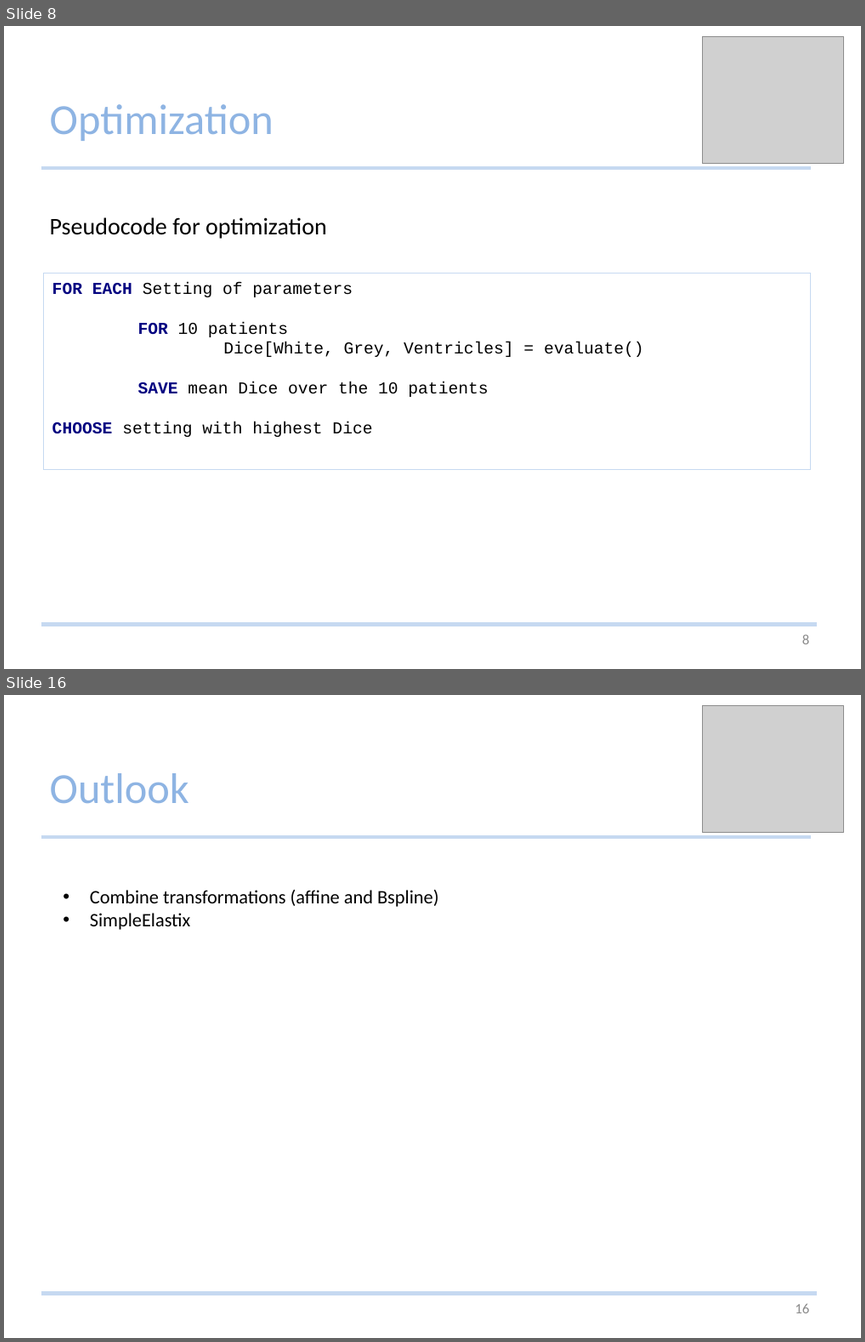
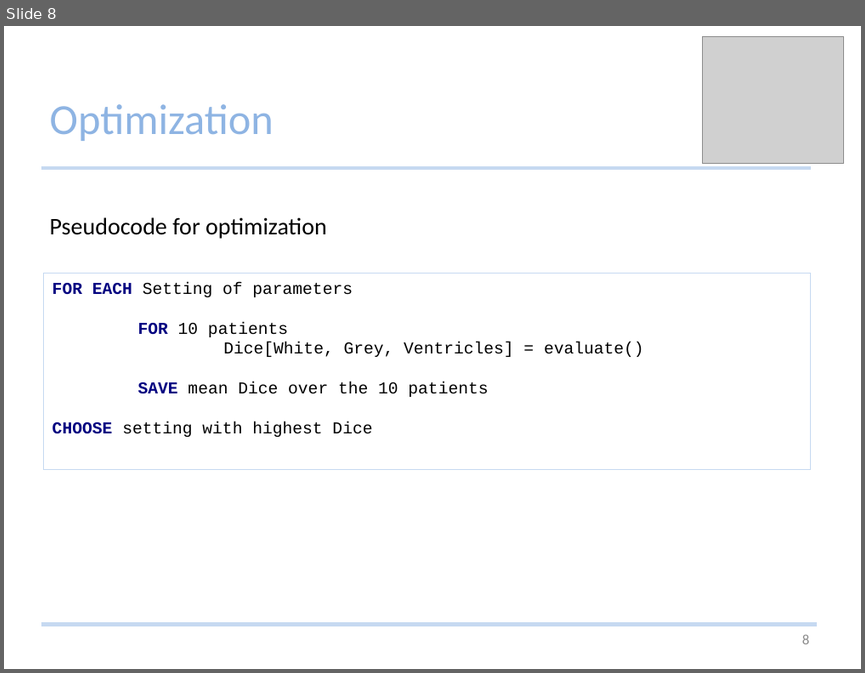
Before and after one commit to Studijacob/MIALab, a slide deck: wd/Documentation/MIALab presentation.pptx. Shown one above the other, each under a label of ours: slides 8 and 16 before the commit, slide 8 after it; the slides between them are not shown. The pictures are 865x1342 and 865x673 pixels, drawn with LibreOffice and Linux fonts; fonts in the diff are those of the drawing; grey boxes stand for pictures. Boxes give left, top, right and bottom in pixels: in the first picture for what was removed or moved away, otherwise in the second. Text is boxed around its words. In the diff, an @@ line names an element or a change of style, - is before the commit and + after.

```diff
--- a/wd/Documentation/MIALab presentation.pptx
+++ b/wd/Documentation/MIALab presentation.pptx
@@ slide 16 removed at [4,695,861,1338], background #FFFFFF @@
@@ picture removed at [703,706,844,833] @@
@@ title removed at [50,773,189,803] @@
-Outlook
@@ line removed from (41, 836) to (811, 836) @@
@@ text removed at [90,890,438,930] @@
-• Combine transformations (affine and Bspline)
-• SimpleElastix
@@ line removed from (41, 1293) to (817, 1293) @@
@@ page number removed at [794,1304,809,1313] @@
-16
```
Also in this commit, not shown: 12 slides changed, 6 slides added.
